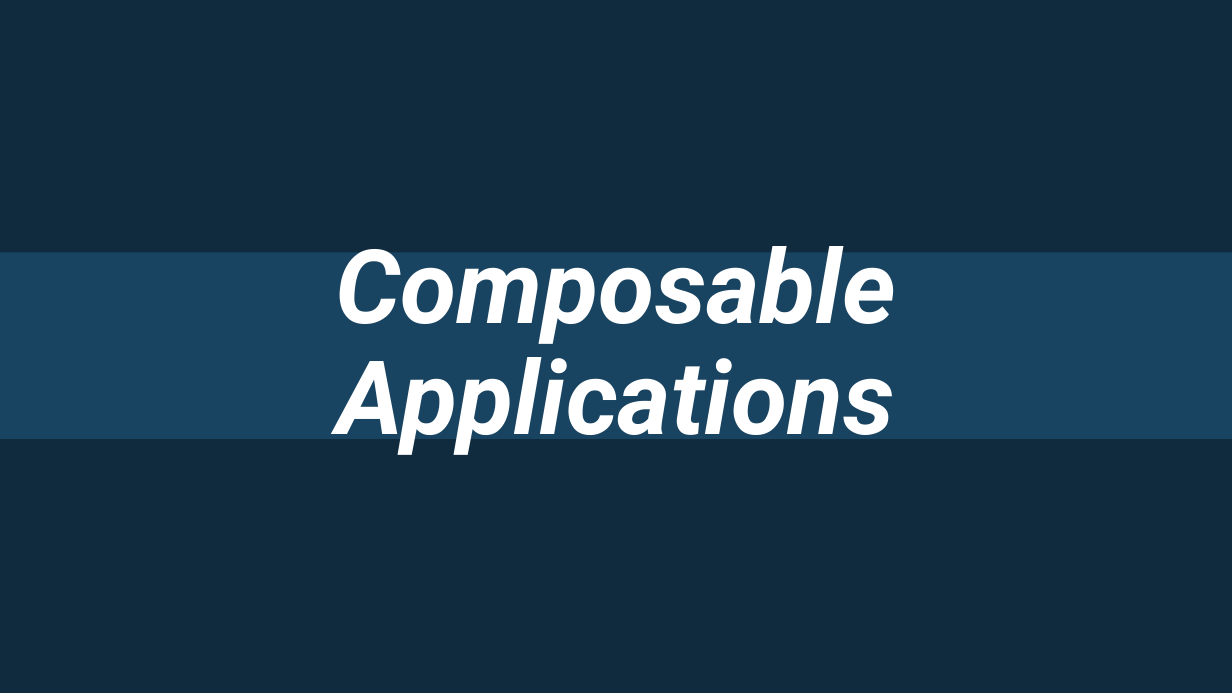
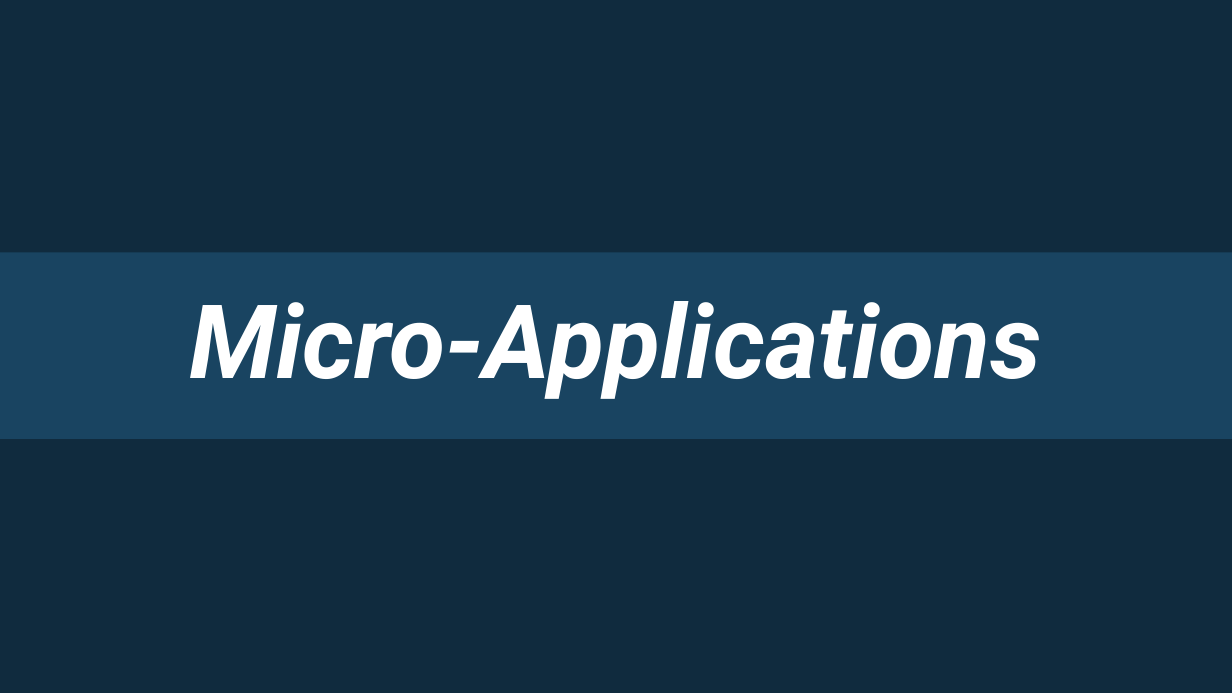
Before and after one commit to rogeralsing/Presentations, a slide deck: slide 6 of Starcounter/usa.pptx (slide 5 before the commit). Drawn at 1232x693 pixels with LibreOffice and Linux fonts; fonts in the diff are those of the drawing. Boxes give left, top, right and bottom in pixels: in the first picture for what was removed or moved away, otherwise in the second. Text is boxed around its words. In the diff, an @@ line names an element or a change of style, - is before the commit and + after.

```diff
--- a/Starcounter/usa.pptx
+++ b/Starcounter/usa.pptx
@@ title at bbox=[189, 301, 1042, 399]: text changed @@
-Composable Applications
+Micro-Applications
```
Also in this commit, not shown: 10 other slides changed, 7 slides added, 1 slide removed.
